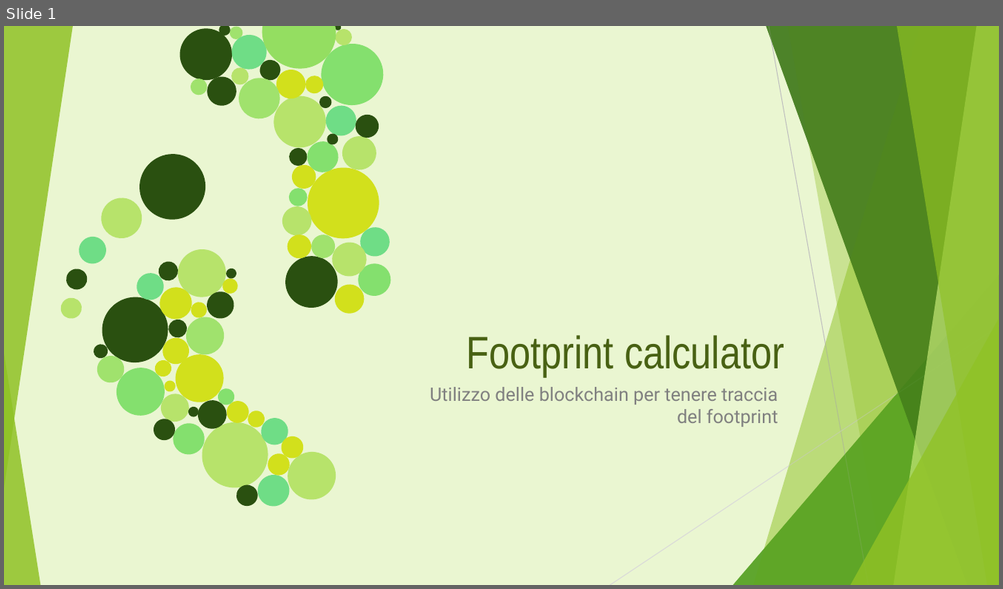
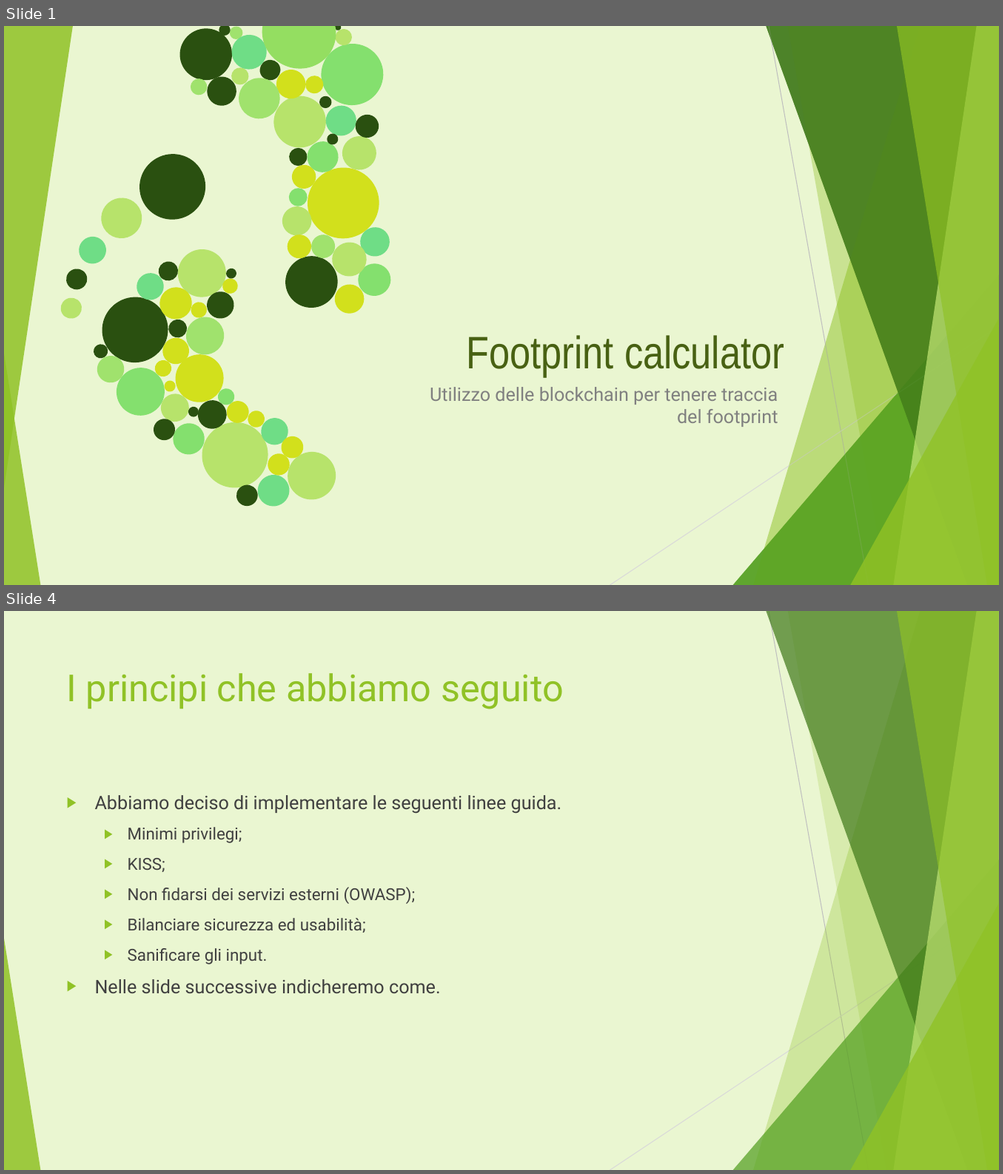
Before and after one commit to ChiaraAmalia/solidityproj, a slide deck: documenti/Footprint calculator.pptx. Shown one above the other, each under a label of ours: slide 1 before the commit, slides 1 and 4 after it; the slides between them are not shown. The pictures are 1003x589 and 1003x1174 pixels, drawn with LibreOffice and Linux fonts; fonts in the diff are those of the drawing. Boxes give left, top, right and bottom in pixels: in the first picture for what was removed or moved away, otherwise in the second. Text is boxed around its words. In the diff, an @@ line names an element or a change of style, - is before the commit and + after.

```diff
--- a/documenti/Footprint calculator.pptx
+++ b/documenti/Footprint calculator.pptx
@@ slide 4 added at <box>4,611,999,1170</box>, background #EAF6D1; not listed: 10 template elements that a slide beside it also shows @@
@@ title added at <box>67,673,563,709</box>, 36 pt, text #90C226 @@
+I principi che abbiamo seguito
@@ text added at <box>95,795,562,994</box>, 16 pt, text #404040 @@
+▶ Abbiamo deciso di implementare le seguenti linee guida.
+  ▶ Minimi privilegi;
+  ▶ KISS;
+  ▶ Non fidarsi dei servizi esterni (OWASP);
+  ▶ Bilanciare sicurezza ed usabilità;
+  ▶ Sanificare gli input.
+▶ Nelle slide successive indicheremo come.
```
Also in this commit, not shown: 1 slide changed, 6 other slides added.
